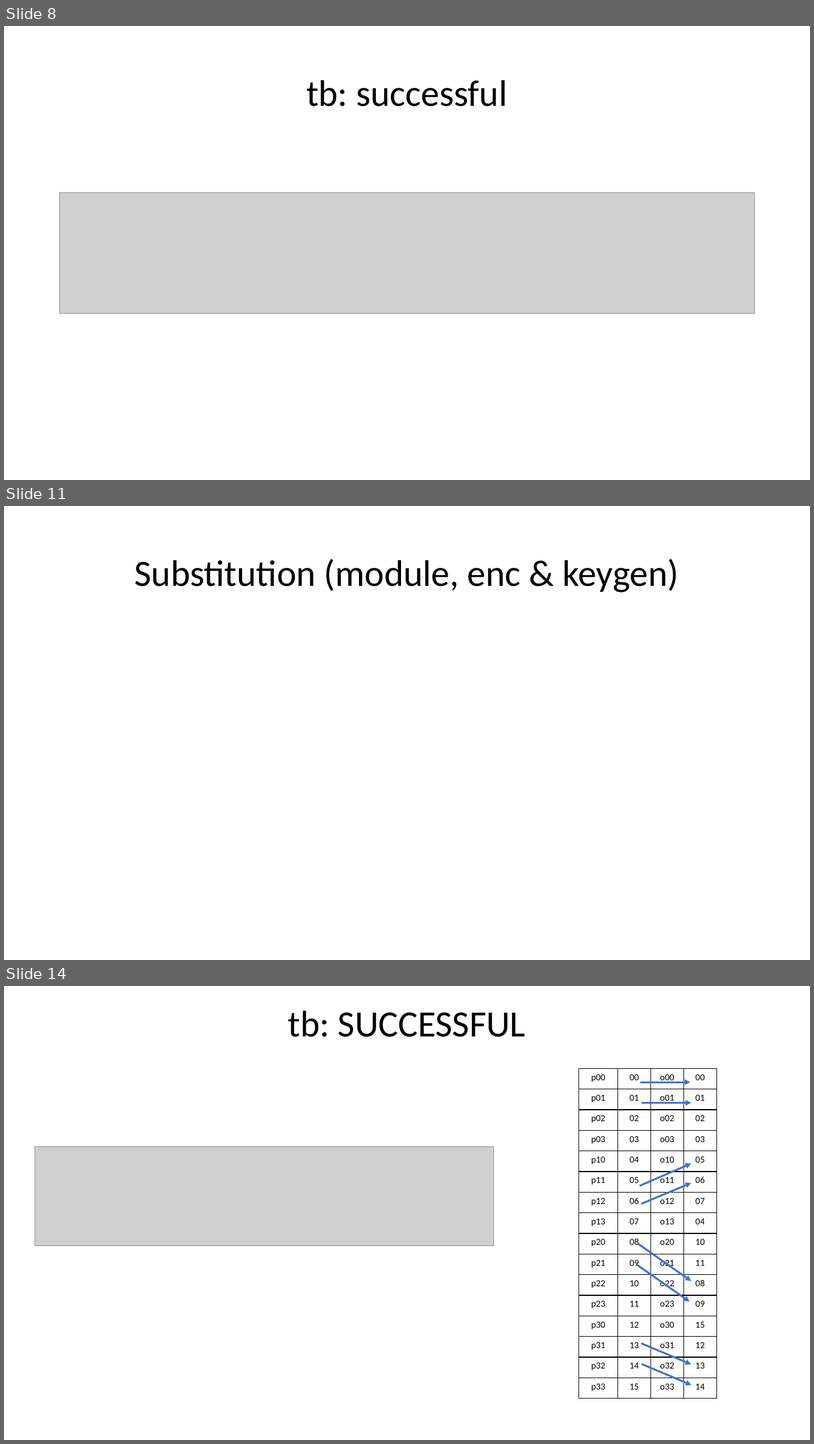
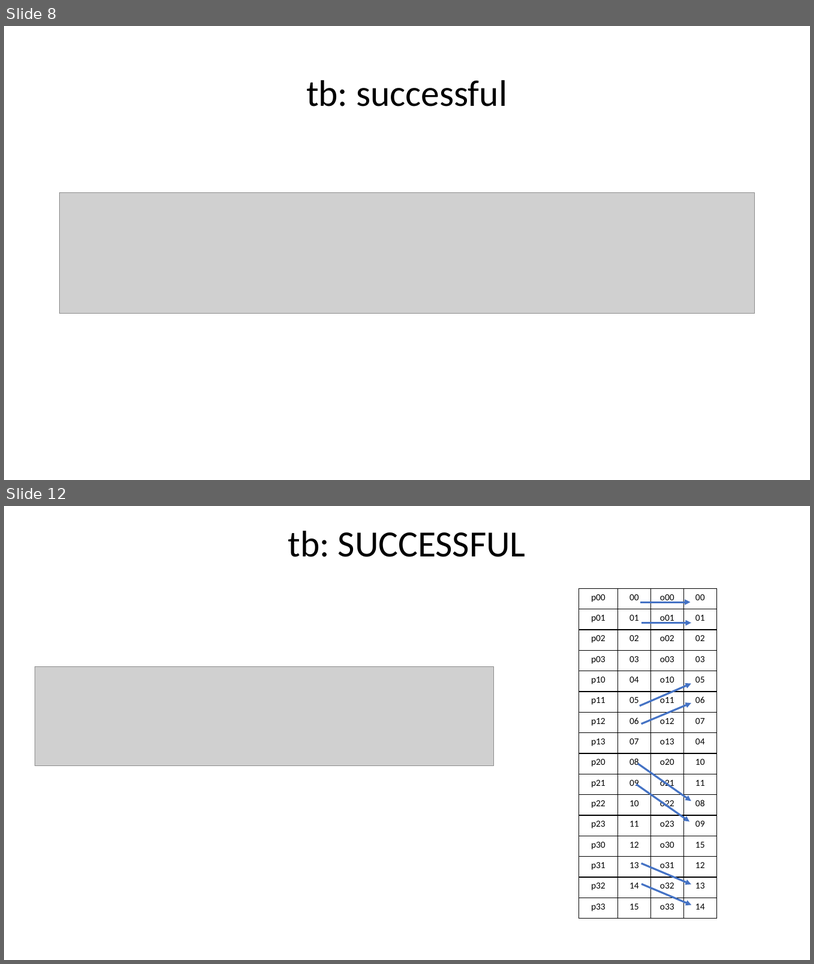
Before and after one commit to acarreteroc99/AES256-IP-Core, a slide deck: ASIC_hardware_blockLevelStructure.pptx. Shown one above the other, each under a label of ours: slides 8, 11 and 14 before the commit, slides 8 and 12 after it; the slides between them are not shown. The pictures are 814x1444 and 814x964 pixels, drawn with LibreOffice and Linux fonts; fonts in the diff are those of the drawing; grey boxes stand for pictures. Boxes give left, top, right and bottom in pixels: in the first picture for what was removed or moved away, otherwise in the second. Text is boxed around its words. In the diff, an @@ line names an element or a change of style, - is before the commit and + after.

```diff
--- a/ASIC_hardware_blockLevelStructure.pptx
+++ b/ASIC_hardware_blockLevelStructure.pptx
@@ slide 11 removed at (4,506,810,960), background #FFFFFF @@
@@ title removed at (134,559,679,592) @@
-Substitution (module, enc & keygen)
@@ what was slide 14 is now slide 12 @@
```
Also in this commit, not shown: 4 slides changed, 1 other slide removed, 6 other files.
